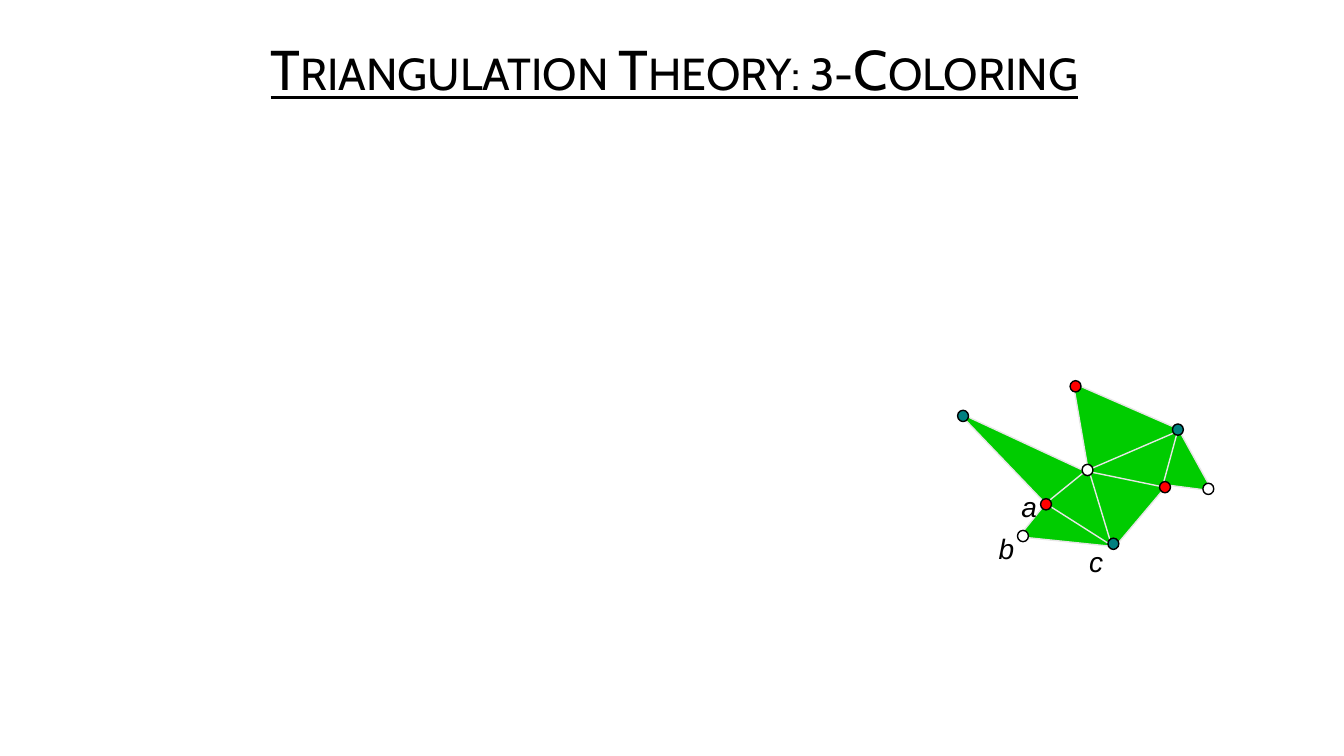
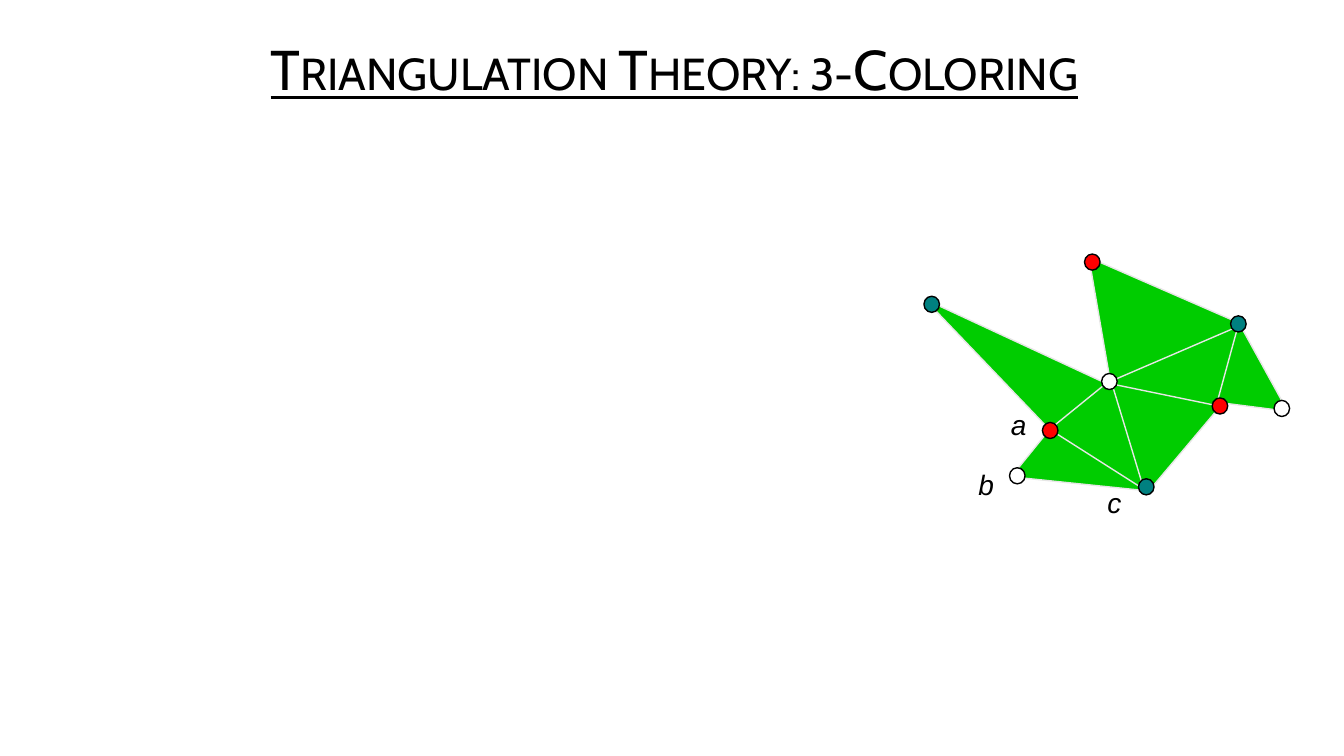
Before and after one commit to USFDataVisualization/Computational-Geometry-Lecture, a slide deck: slide 32 of L06-art_gallery_problem.pptx (slide 33 before the commit). Drawn at 1344x756 pixels with LibreOffice and Linux fonts; fonts in the diff are those of the drawing; grey boxes stand for pictures; background and template pictures are left out. Boxes give left, top, right and bottom in pixels: in the first picture for what was removed or moved away, otherwise in the second. Text is boxed around its words. In the diff, an @@ line names an element or a change of style, - is before the commit and + after.

```diff
--- a/L06-art_gallery_problem.pptx
+++ b/L06-art_gallery_problem.pptx
@@ freeform shape: place and size @@
-freeform shape at <box>958,383,1212,546</box>
+freeform shape at <box>925,257,1288,491</box>
@@ ellipse: place and size @@
-ellipse at <box>1071,381,1082,392</box>
+ellipse at <box>1085,254,1100,270</box>
@@ ellipse: place and size @@
-ellipse at <box>958,410,969,421</box>
+ellipse at <box>925,296,940,313</box>
@@ line moved from (1087, 471) - (1179, 432) to (1108, 383) - (1240, 326) @@
@@ line moved from (1178, 431) - (1163, 486) to (1239, 326) - (1217, 404) @@
@@ ellipse: place and size @@
-ellipse at <box>1173,424,1184,436</box>
+ellipse at <box>1231,316,1246,332</box>
@@ line moved from (1046, 504) - (1086, 471) to (1049, 431) - (1108, 382) @@
@@ ellipse: place and size @@
-ellipse at <box>1083,465,1094,476</box>
+ellipse at <box>1102,373,1117,389</box>
@@ line moved from (1087, 471) - (1164, 487) to (1108, 383) - (1218, 406) @@
@@ line moved from (1111, 543) - (1089, 470) to (1143, 486) - (1112, 382) @@
@@ text "a" rewrapped from <box>1021,502,1037,522</box> to <box>1011,420,1027,436</box> @@
@@ ellipse: place and size @@
-ellipse at <box>1159,482,1171,493</box>
+ellipse at <box>1213,398,1228,414</box>
@@ ellipse: place and size @@
-ellipse at <box>1203,483,1214,494</box>
+ellipse at <box>1274,400,1290,416</box>
@@ ellipse: place and size @@
-ellipse at <box>1041,499,1052,510</box>
+ellipse at <box>1043,422,1058,439</box>
@@ line moved from (1112, 545) - (1043, 501) to (1144, 490) - (1045, 426) @@
@@ text "b": place and size @@
-text "b" at <box>999,538,1015,560</box>
+text "b" at <box>978,474,994,496</box>
@@ ellipse: place and size @@
-ellipse at <box>1017,530,1028,541</box>
+ellipse at <box>1010,468,1025,484</box>
@@ ellipse: place and size @@
-ellipse at <box>1108,538,1119,549</box>
+ellipse at <box>1138,479,1153,495</box>
@@ text "c": place and size @@
-text "c" at <box>1089,557,1103,573</box>
+text "c" at <box>1107,498,1121,514</box>
```
Also in this commit, not shown: 5 other slides changed, 1 slide removed, 9 other files.
